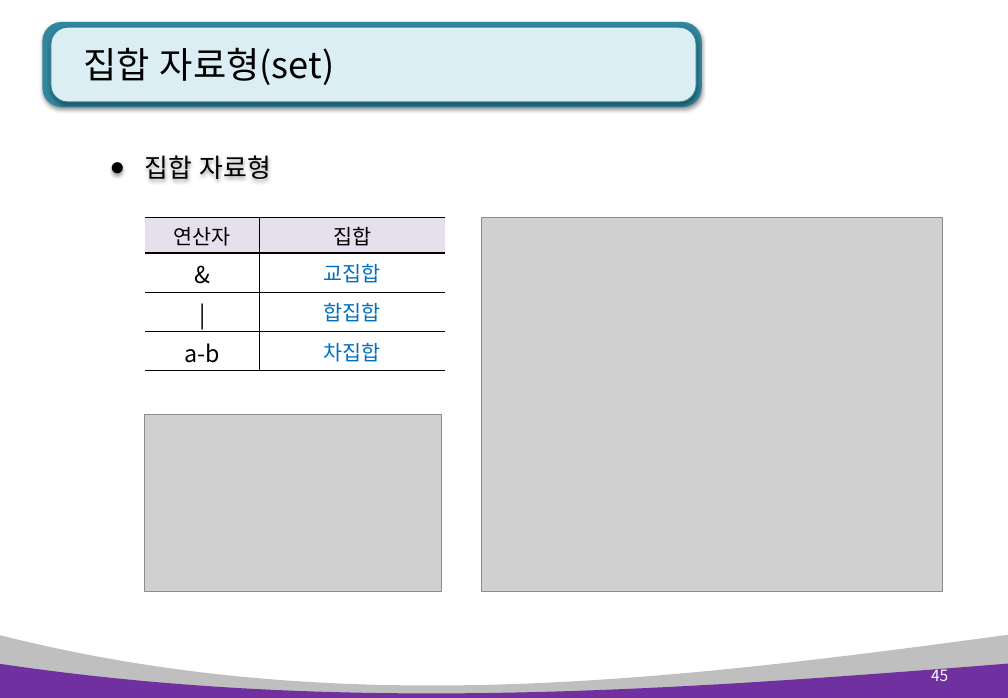
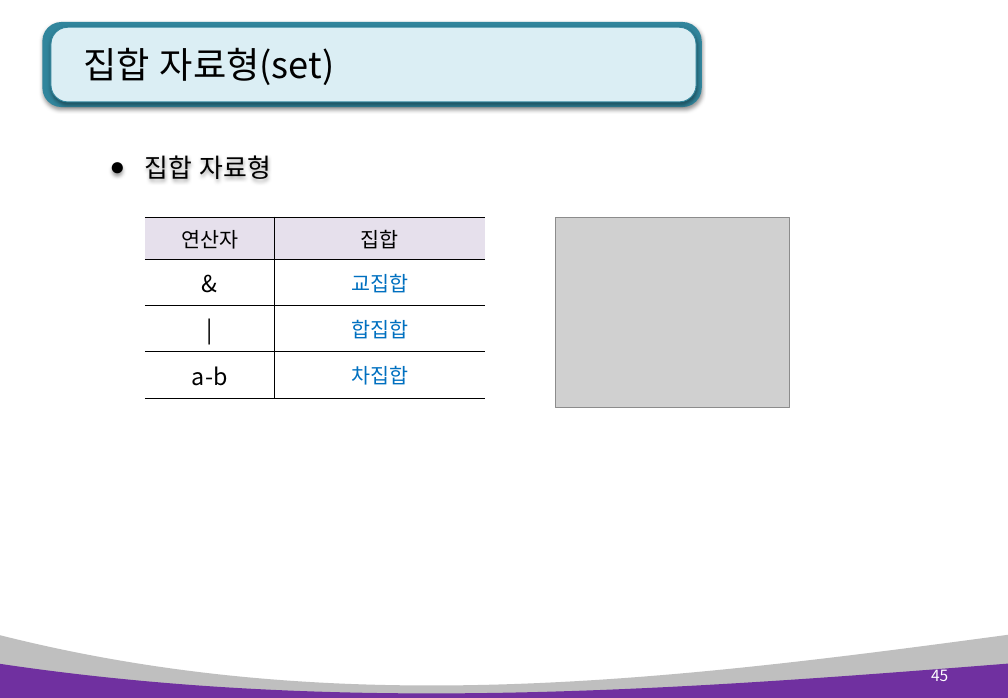
Before and after one commit to kiyongee2/green_project_web, a slide deck: slide 45 of python_ppt/Python 4장. 리스트, 튜플, 딕셔너리.pptx. Drawn at 1008x698 pixels with LibreOffice and Linux fonts; fonts in the diff are those of the drawing; grey boxes stand for pictures. Boxes give left, top, right and bottom in pixels: in the first picture for what was removed or moved away, otherwise in the second. Text is boxed around its words. In the diff, an @@ line names an element or a change of style, - is before the commit and + after.

```diff
--- a/python_ppt/Python 4장. 리스트, 튜플, 딕셔너리.pptx
+++ b/python_ppt/Python 4장. 리스트, 튜플, 딕셔너리.pptx
@@ table: place and size @@
-table at box(145, 217, 446, 370)
+table at box(145, 217, 485, 398)
@@ picture removed at box(482, 217, 943, 592) @@
@@ picture added at box(556, 217, 790, 408) @@
@@ picture removed at box(145, 415, 442, 592) @@
```
Also in this commit, not shown: 1 other slide changed, 2 other files.
